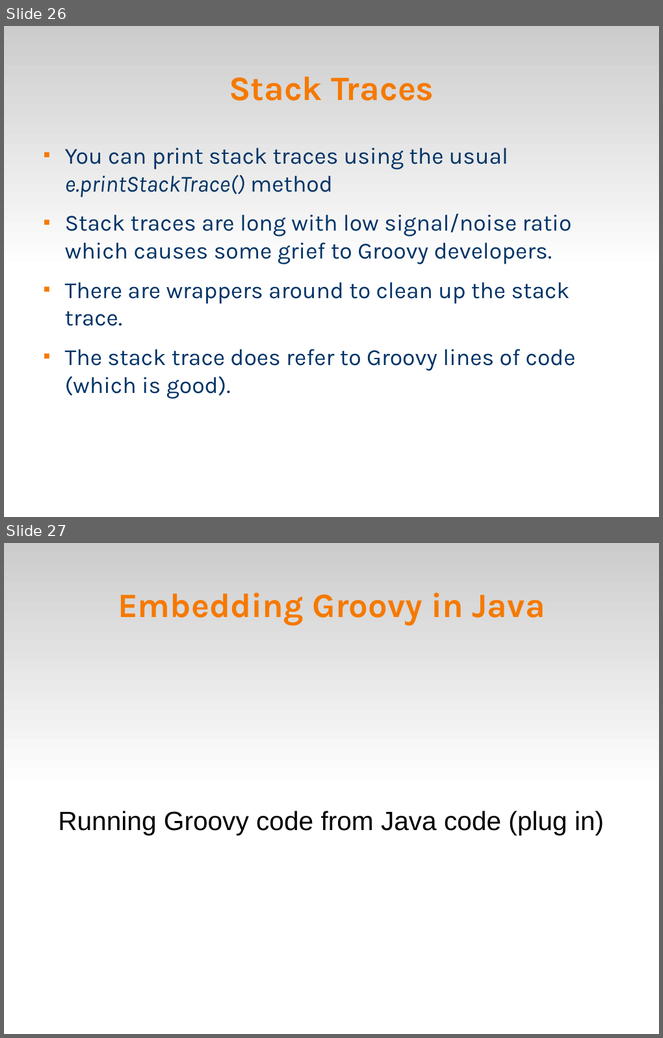
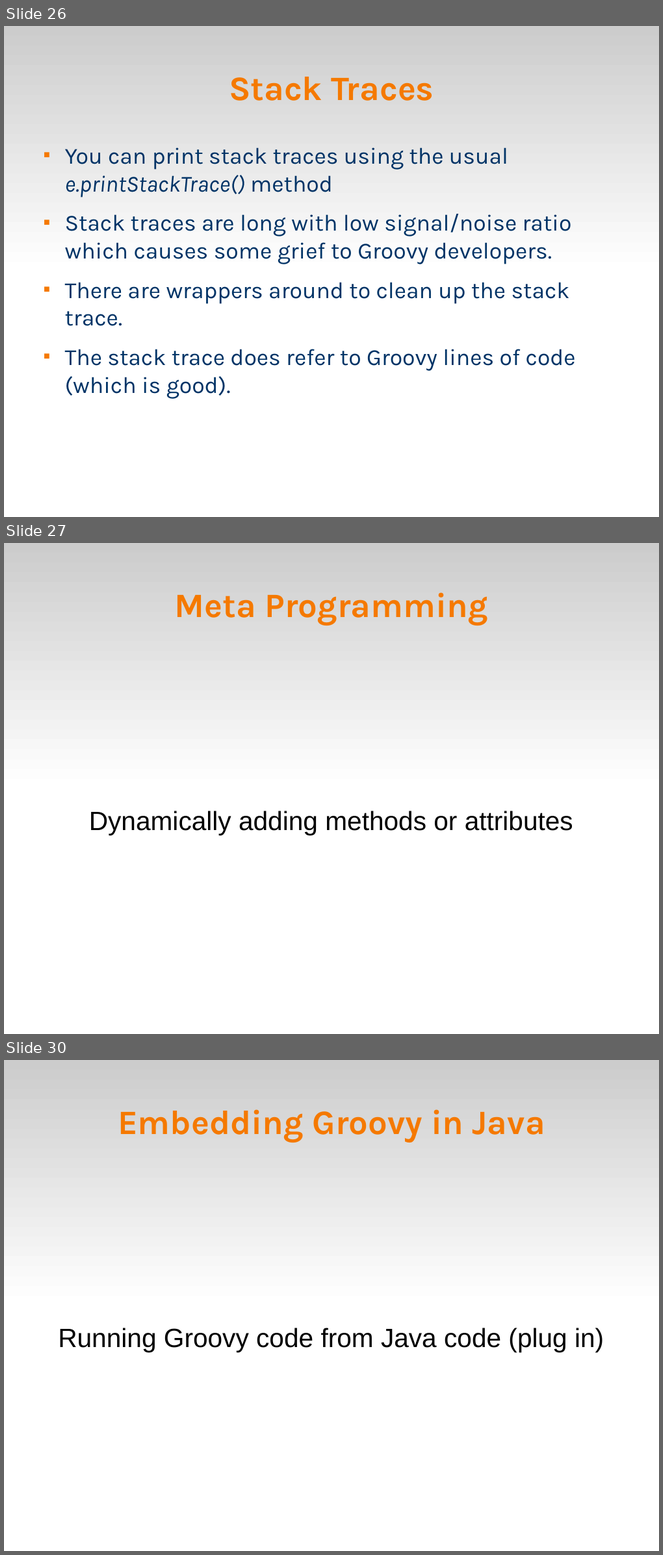
Before and after one commit to veltzer/demos, a slide deck: groovy/doc/groovy.odp. Shown one above the other, each under a label of ours: slides 26 and 27 before the commit, slides 26, 27 and 30 after it; the slides between them are not shown. The pictures are 663x1038 and 663x1555 pixels, drawn with LibreOffice and Linux fonts; fonts in the diff are those of the drawing. Boxes give left, top, right and bottom in pixels: in the first picture for what was removed or moved away, otherwise in the second. Text is boxed around its words. In the diff, an @@ line names an element or a change of style, - is before the commit and + after.

Commit message:
more meta programming

```diff
--- a/groovy/doc/groovy.odp
+++ b/groovy/doc/groovy.odp
@@ slide 27 added at (4,543,659,1034), background #FFFFFF; not listed: 1 template element that a slide beside it also shows @@
@@ title added at (175,592,488,626), 41.4 pt, text #F57900, bold @@
+Meta Programming
@@ subtitle added at (89,811,573,835), 32 pt, text #000000 @@
+Dynamically adding methods or attributes
@@ what was slide 27 is now slide 30 @@
```
Also in this commit, not shown: 2 other slides added, 4 other files.
